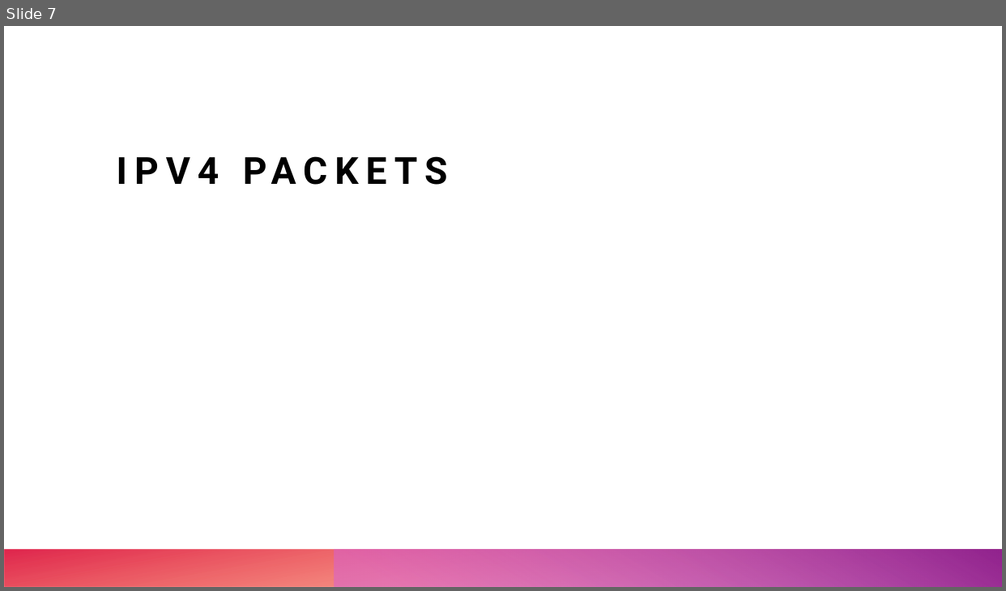
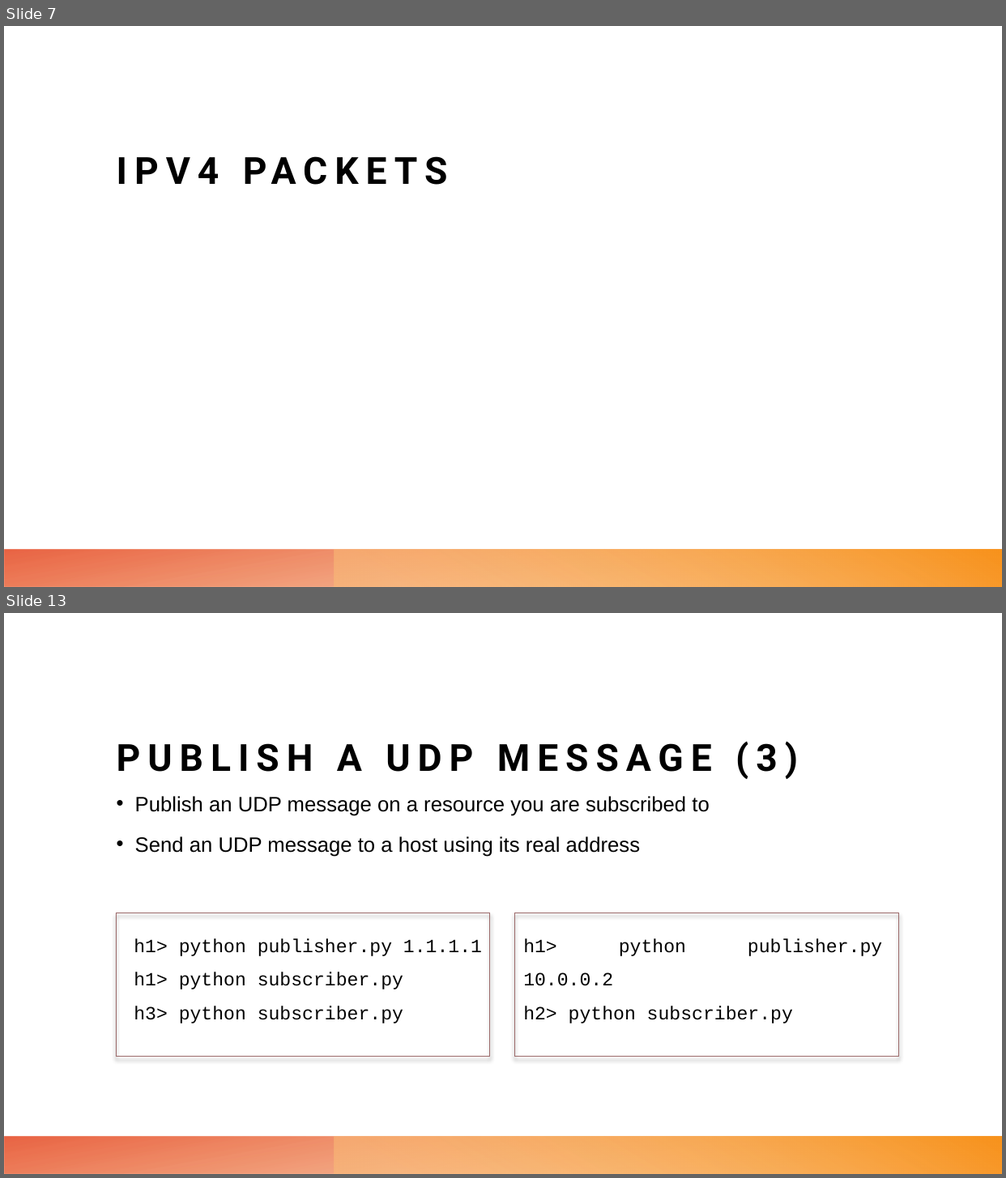
Before and after one commit to leonardopoggiani/ANAWS-project, a slide deck: DistributedMessageBroker.pptx. Shown one above the other, each under a label of ours: slide 7 before the commit, slides 7 and 13 after it; the slides between them are not shown. The pictures are 1006x591 and 1006x1178 pixels, drawn with LibreOffice and Linux fonts; fonts in the diff are those of the drawing. Boxes give left, top, right and bottom in pixels: in the first picture for what was removed or moved away, otherwise in the second. Text is boxed around its words. In the diff, an @@ line names an element or a change of style, - is before the commit and + after.

```diff
--- a/DistributedMessageBroker.pptx
+++ b/DistributedMessageBroker.pptx
@@ slide 13 added at (4,613,1002,1174), background #FFFFFF; not listed: 2 template elements that a slide beside it also shows @@
@@ title added at (117,741,798,779), 36 pt, text #000000, bold @@
+PUBLISH A UDP MESSAGE (3)
@@ text added at (135,796,709,857), 20 pt, text #000000 @@
+• Publish an UDP message on a resource you are subscribed to
+• Send an UDP message to a host using its real address
@@ rectangle added at (117,914,490,1056), outline #9C6A6A 1 pt @@
@@ rectangle added at (515,914,899,1056), outline #9C6A6A 1 pt @@
@@ text added at (134,939,482,1024), 18 pt, text #000000 @@
+h1> python publisher.py 1.1.1.1
+h1> python subscriber.py
+h3> python subscriber.py
@@ text added at (179,939,793,1024), 18 pt, text #000000 @@
+h1> python publisher.py 10.0.0.2
+h2> python subscriber.py
@@ slide 7 changed as well @@
@@ rectangle at (4,550,1002,587): fill gradient #FE4A00 to #DA002F to gradient #EC7016 to #E64823 @@
@@ rectangle at (335,550,1002,587): fill gradient #D861D4 to #92248E to gradient #FBBE77 to #F8931D @@
```
Also in this commit, not shown: 12 other slides changed, 2 other slides added, 3 slides removed, 4 other files.
